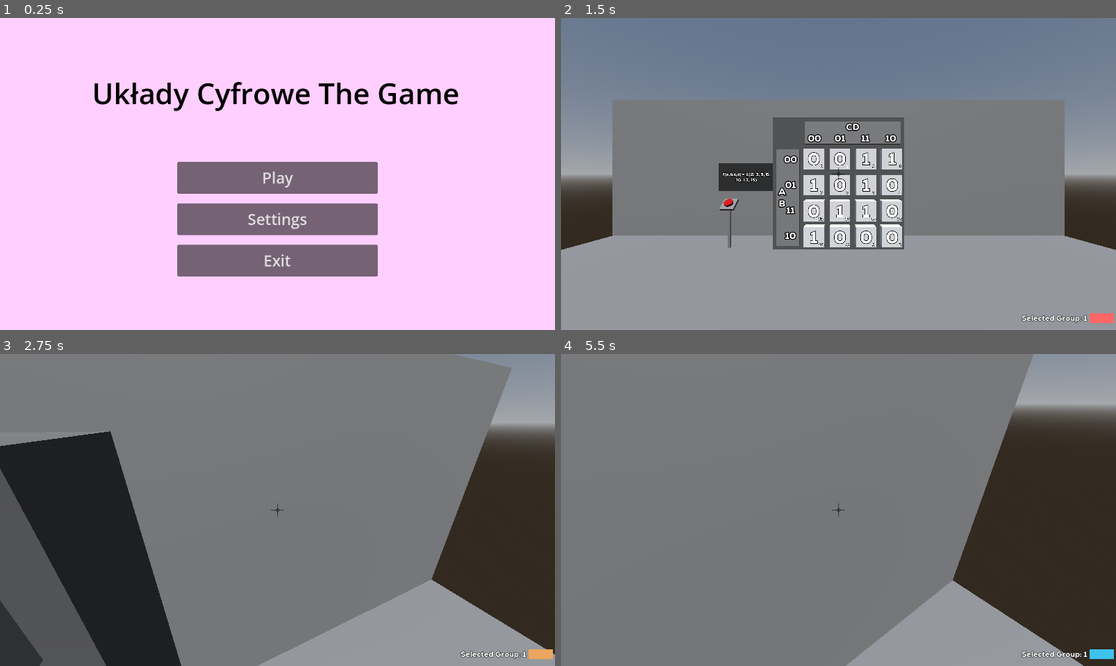
Above: before the commit, frames 1-4 (two rows, left to right).
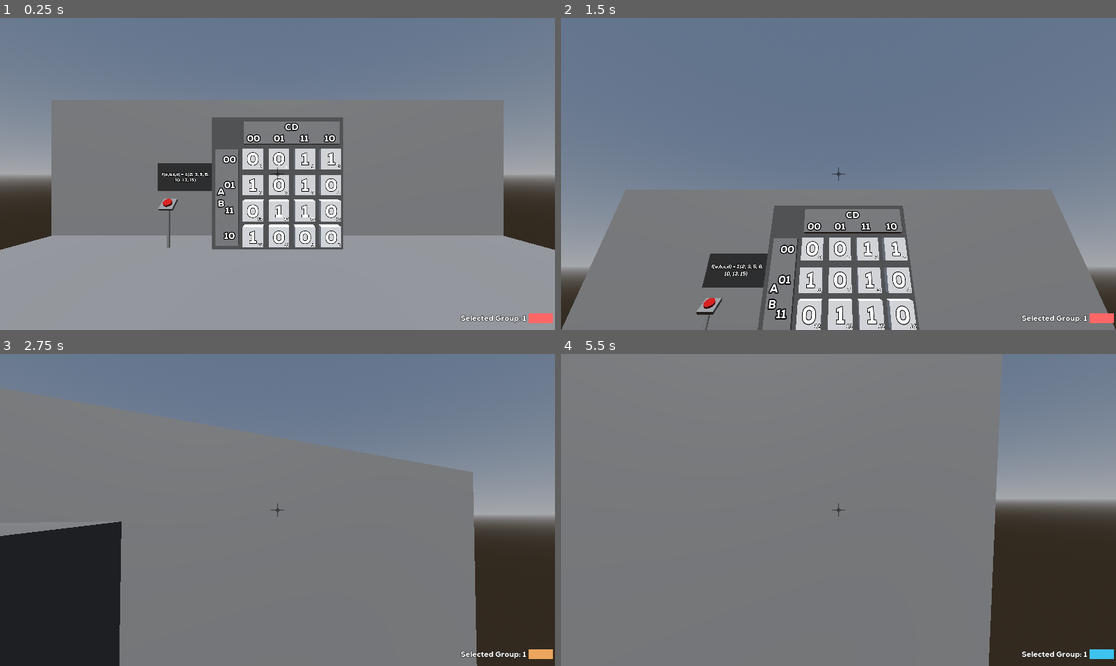
Above: after the commit, the same moments.

Repository: IllBeWatchingU/MSI-Project-UC
Game: Godot game, scene res://scenes/Karnaugh/Level1.tscn
Two runs of this game, one before a commit and one after it. Both use one fixed random seed, a clock stepped at 60 frames per second and the inputs below. Before the commit the project starts from res://scenes/Core/MainMenu.tscn.
Inputs (mouse positions are in pixels of both pictures, inside the frame that each line leads up to):
- Up to frame 1 (0.25 s): no input
- Up to frame 2 (1.5 s): click (838, 177) at 0.5 s, where only the run before the commit has a clickable "Play"; click (838, 145) at 1.25 s, where only the run before the commit has a clickable "Level 1: Karnaugh table"
- Up to frame 3 (2.75 s): tap Enter at 2 s; move the mouse to (305, 510) at 2.02 s; hold W (MoveForward) from 2.03 s (still down); hold Mouse wheel up (CycleItemUp) from 2.03 s (still down); tap Space (Jump) at 2.27 s
- Up to frame 4 (5.5 s): keep holding W (MoveForward); move the mouse to (810, 510) at 2.77 s; release Mouse wheel up (CycleItemUp) at 2.78 s; tap Mouse wheel down (CycleItemDown) at 2.85 s; tap Space (Jump) at 3.02, 3.5, 4.52, 5.27 s; tap Mouse wheel up (CycleItemUp) at 3.05, 4.55 s; move the mouse to (849, 503) at 3.52 s; hold Mouse wheel up (CycleItemUp) 3.53-4.28 s; move the mouse to (832, 516) at 4.27 s; tap E (Interact) at 4.35 s; move the mouse to (877, 513) at 5.02 s; hold Mouse wheel up (CycleItemUp) from 5.03 s (still down)

The runs differ from the first frame. In frame 1, 97% of the frame differs, in the area x 0-100%, y 0-100%; in frame 2, 46%; in frame 3, 33%; in frame 4, 18%.

Commit message:
Added karnaugh solver

Diff:
--- a/project.godot
+++ b/project.godot
@@ -11,7 +11,7 @@
 [application]
 
 config/name="Msi Project"
-run/main_scene="res://scenes/Core/MainMenu.tscn"
+run/main_scene="res://scenes/Karnaugh/Level1.tscn"
 config/features=PackedStringArray("4.2", "Mobile")
 config/icon="res://icon.svg"
 
@@ -76,6 +76,11 @@
 "events": [Object(InputEventMouseButton,"resource_local_to_scene":false,"resource_name":"","device":-1,"window_id":0,"a …(253 unchanged characters)…
 ]
 }
+ConfirmSelection={
+"deadzone": 0.5,
+"events": [Object(InputEventKey,"resource_local_to_scene":false,"resource_name":"","device":-1,"window_id":0,"alt_pressed":false,"shift_pressed":false,"ctrl_pressed":false,"meta_pressed":false,"pressed":false,"keycode":0,"physical_keycode":82,"key_label":0,"unicode":114,"echo":false,"script":null)
+]
+}
 
 [layer_names]
 
--- a/scenes/Karnaugh/Cell.gd
+++ b/scenes/Karnaugh/Cell.gd
@@ -59,6 +59,9 @@
 static func xy2id(v: Vector2i) -> int:
 	return v.y*4 + v.x
 
+static func id2xy(i: int) -> Vector2i:
+	return Vector2i(i % 4, i / floor(4))
+
 func get_neighbour(v: Vector2i) -> Cell:
 	var p = grid_pos + v
 	p = Vector2i(posmod(p.x, 4), posmod(p.y, 4))
--- a/scenes/Karnaugh/KarnaughMachine.gd
+++ b/scenes/Karnaugh/KarnaughMachine.gd
@@ -13,6 +13,83 @@
 var cell_values: Array[State]
 var groups: Array[Array] = []
 
+class Island:
+	enum letr {
+		A = 0x80, AN = 0x40,
+		B = 0x20, BN = 0x10,
+		C = 0x08, CN = 0x04,
+		D = 0x02, DN = 0x01,
+	}
+
+	var start: Vector2i
+	var shape: Vector2i
+
+	var end: Vector2i:
+		get: return (start + shape - Vector2i.ONE) % 4
+	var size: int:
+		get: return shape.x * shape.y
+	var bitmap: int:
+		get:
+			var map = 0
+			for i in range(shape.x):
+				for j in range(shape.y):
+					map |= 1 << Cell.xy2id((start + Vector2i(i,j)) % 4)
+			return map
+	var function: String:
+		get:
+			#  _ _ _ _
+			# AABBCCDD bitmap format.
+			const rows = [letr.AN | letr.BN, letr.AN | letr.B, letr.A | letr.B, letr.A | letr.BN]
+			const cols = [letr.CN | letr.DN, letr.CN | letr.D, letr.C | letr.D, letr.C | letr.DN]
+			var func_bmap := 0
+
+			# Turn on every flag required by function
+			for i in range(shape.x):
+				for j in range(shape.y):
+					func_bmap |= cols[(start.x + i) % 4] | rows[(start.y + j) % 4]
+
+			# Remove cancelled out flags (eg. A and AN)
+			for i in range(4):
+				var mask = 0b11 << i*2
+				if func_bmap & mask == mask: func_bmap -= mask
+
+			# Generate string
+			var result = ""
+			for flag in letr.values():
+				if func_bmap & flag:
+					result += "%s" % letr.find_key(flag)
+
+			return result.replace("N", String.chr(0x0304))
+
+
+	func _init(p_start: Vector2i, p_shape: Vector2i):
+		self.start = p_start
+		self.shape = p_shape
+
+	func _to_string():
+		return "Island %s at %s" % [shape, start]
+
+	func contains(other: Island) -> bool:
+		return bitmap & other.bitmap == other.bitmap
+
+	func adds_anything_new(islands: Array[Island], without_self: bool = false) -> bool:
+		var copy = islands.duplicate()
+		if without_self:
+			copy.erase(self)
+
+		var island_map := 0
+		for island in copy:
+			island_map |= island.bitmap
+		return island_map | bitmap != island_map
+
+	func adds_anything_new2(islands: Array[Island]) -> bool:
+		var copy = islands.duplicate()
+		copy.erase(self)
+
+		var island_map := 0
+		for island in copy:
+			island_map |= island.bitmap
+		return island_map | bitmap != island_map
 # Called when the node enters the scene tree for the first time.
 func _ready():
 	randomize()
@@ -33,6 +110,8 @@
 
 	input_display.set_input_string(cell_values)
 
+	solve()
+
 func add_cell_to_group(cell: Cell, group_id: int):
 	groups[group_id].append(cell)
 	print(groups)
@@ -42,6 +121,108 @@
 	if idx != -1:
 		groups[group_id].remove_at(idx)
 	print(groups)
+
+#regin Solver
+func solve() -> void:
+	var min_islands: Array[Island] = []
+	var min_string: String = ""
+
+	# Get all possible islands
+	for i in range(16):
+		var new_islands := find_islands(get_cell_by_id(i))
+		min_islands.append_array(new_islands)
+
+	# Sort them by size
+	min_islands.sort_custom(func(a: Island, b:Island):
+		return true if a.size > b.size else false
+	)
+
+	# Remove islands that are fully covered by bigger islands
+	min_islands = min_islands.reduce(
+		func(acc: Array[Island], val: Island):
+			if val.adds_anything_new(acc):
+				acc.append(val)
+			return acc,
+		[] as Array[Island])
+
+	# Remove islands that are fully covered by [all islands without this one]
+	min_islands = min_islands.filter(func(x: Island): return x.adds_anything_new(min_islands, true))
+
+	for island in min_islands:
+		min_string += "%s + " % island.function
+
+	min_string = min_string.left(-3)
+
+	print(min_islands)
+	print(min_string)
+
+func find_islands(cell: Cell) -> Array[Island]:
+	#Island1
+	var width := clip_to_dim(find_width(cell))
+	var height := clip_to_dim(extend_down(cell, width))
+	var island1 := Island.new(cell.grid_pos, Vector2i(width, height))
+	#Island2
+	height = clip_to_dim(find_height(cell))
+	width = clip_to_dim(extend_right(cell, height))
+	var island2 := Island.new(cell.grid_pos, Vector2i(width, height))
+
+	var ret: Array[Island] = []
+	if(island1.shape != Vector2i.ZERO): ret.append(island1)
+	if(island2.shape != Vector2i.ZERO and island2.shape != island1.shape): ret.append(island2)
+
+	return ret
+
+func find_width(cell: Cell) -> int:
+	if cell.state == State.OFF: return 0
+	else:
+		var w := 1
+		var next_cell := cell.right
+		while next_cell != cell and next_cell.state != State.OFF:
+			w += 1
+			next_cell = next_cell.right
+		return w
+
+func find_height(cell: Cell) -> int:
+	if cell.state == State.OFF: return 0
+	else:
+		var w := 1
+		var next_cell := cell.down
+		while next_cell != cell and next_cell.state != State.OFF:
+			w += 1
+			next_cell = next_cell.down
+		return w
+
+func extend_down(cell: Cell, width: int) -> int:
+	if(width == 0): return 0
+	var height := 1
+	var next_cell := cell.down
+	while next_cell != cell and next_cell.state != State.OFF:
+		if(find_width(next_cell) >= width):
+			height += 1
+			next_cell = next_cell.down
+		else: break
+	return height
+
+func extend_right(cell: Cell, height: int) -> int:
+	if(height == 0): return 0
+	var width := 1
+	var next_cell := cell.right
+	while next_cell != cell and next_cell.state != State.OFF:
+		if(find_height(next_cell) >= height):
+			width += 1
+			next_cell = next_cell.right
+		else: break
+	return width
+
+func clip_to_dim(d: int) -> int:
+	var r := 0
+	for d2 in Constants.ISLAND_DIMS:
+		if d >= d2: r = d2
+		else: break
+	return r
+
+#endregion Solver
+
 
 #region Helpers
 func get_cell_by_xy(v: Vector2i) -> Cell:
--- a/scenes/Karnaugh/Level1Player.gd
+++ b/scenes/Karnaugh/Level1Player.gd
@@ -9,6 +9,7 @@
 	super(event)
 
 	if event.is_action_pressed("CycleItemUp"):
+		print(owner)
 		selected_group_id = posmod(selected_group_id + 1, Constants.GROUP_COUNT)
 	if event.is_action_pressed("CycleItemDown"):
 		selected_group_id = posmod(selected_group_id - 1, Constants.GROUP_COUNT)
--- a/scripts/Constants.gd
+++ b/scripts/Constants.gd
@@ -14,6 +14,8 @@
 	Color("C2A3A3"),
 	]
 
+const ISLAND_DIMS = [1, 2, 4]
+const ISLAND_SIZES = [1, 2, 4, 8, 16]
 const ISLAND_CONFIGURATIONS = {
 	1: [Vector2i(1, 1)],
 	2: [Vector2i(1, 2), Vector2i(2, 1)],
